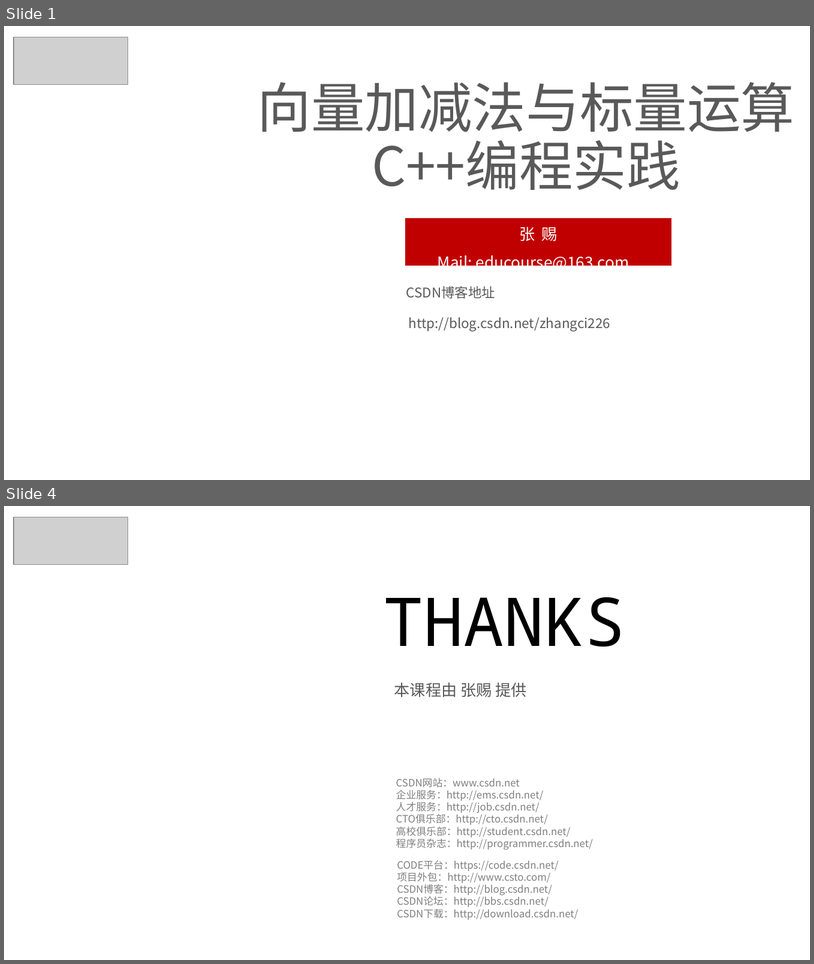
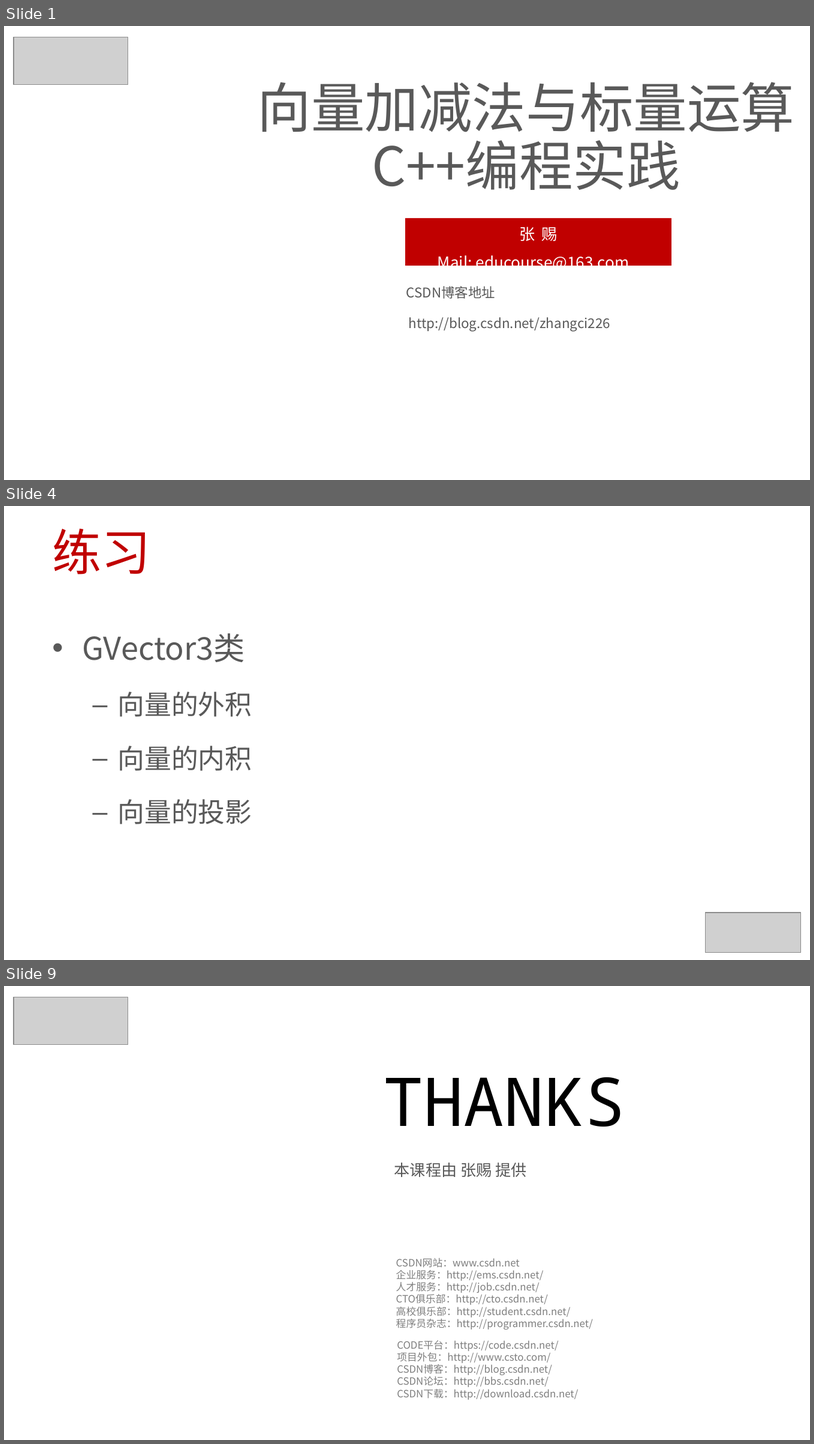
Before and after one commit to 0000duck/ComputerGraphicsBasics, a slide deck: PPT/C++练习.pptx. Shown one above the other, each under a label of ours: slides 1 and 4 before the commit, slides 1, 4 and 9 after it; the slides between them are not shown. The pictures are 814x964 and 814x1444 pixels, drawn with LibreOffice and Linux fonts; fonts in the diff are those of the drawing; grey boxes stand for pictures; background and template pictures are left out. Boxes give left, top, right and bottom in pixels: in the first picture for what was removed or moved away, otherwise in the second. Text is boxed around its words. In the diff, an @@ line names an element or a change of style, - is before the commit and + after.

```diff
--- a/PPT/C++练习.pptx
+++ b/PPT/C++练习.pptx
@@ slide 4 added at [4,506,810,960], background #FFFFFF @@
@@ title added at [53,528,151,574], 44 pt, text #C00000 @@
+练习
@@ text added at [83,633,252,824], 24 pt, text #595959 @@
+• GVector3类
+  – 向量的外积
+  – 向量的内积
+  – 向量的投影
@@ picture added at [705,912,801,952] @@
@@ what was slide 4 is now slide 9 @@
```
Also in this commit, not shown: 2 slides changed, 4 other slides added, 2 other files.
